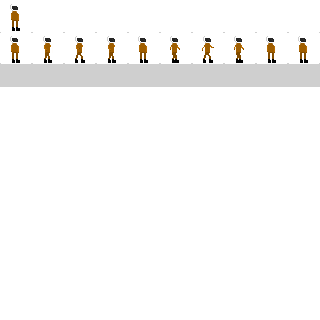
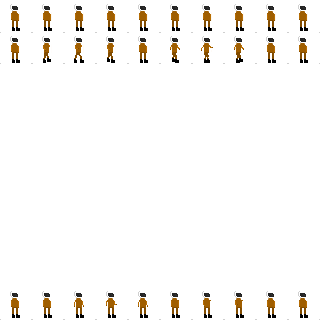
The second 320x320 image is a revision of the first. Changes to its layers:
hid "Background", painted on it over [0, 64, 320, 320]
painted on "Layer #1" over [0, 4, 320, 320]
